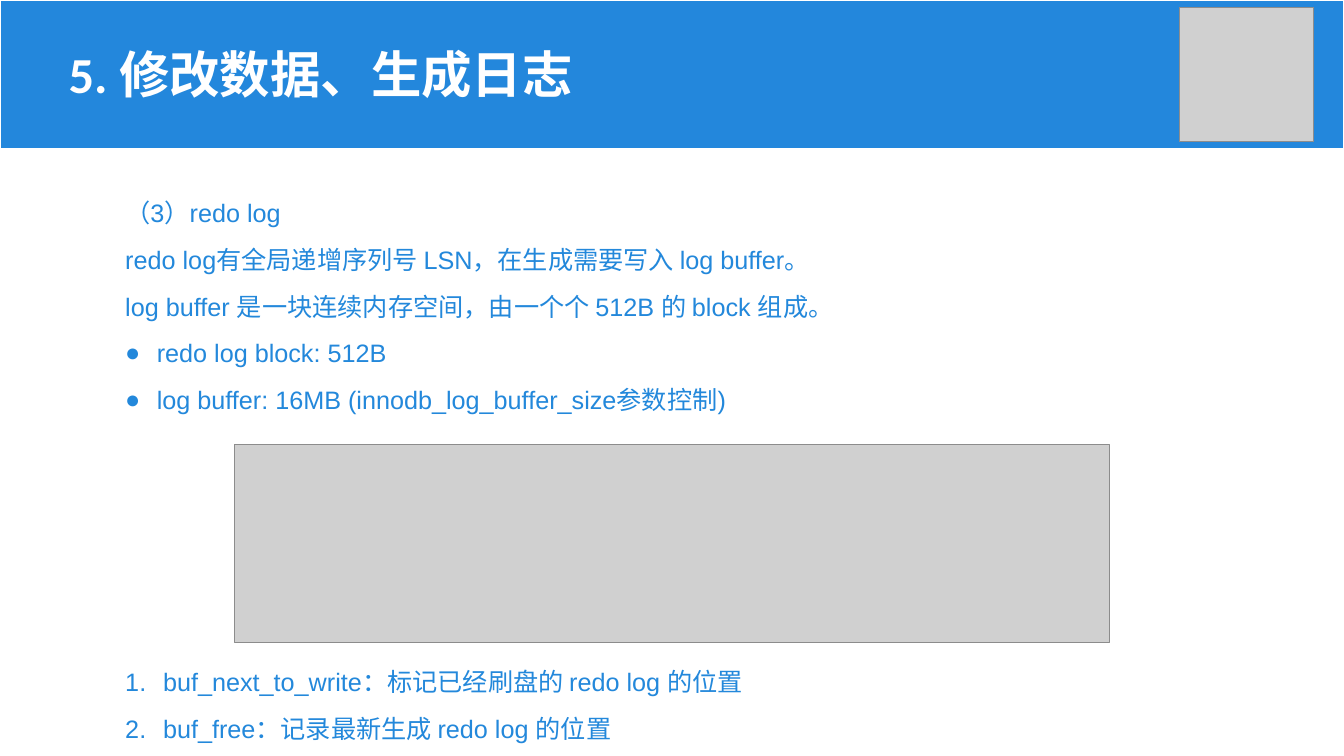
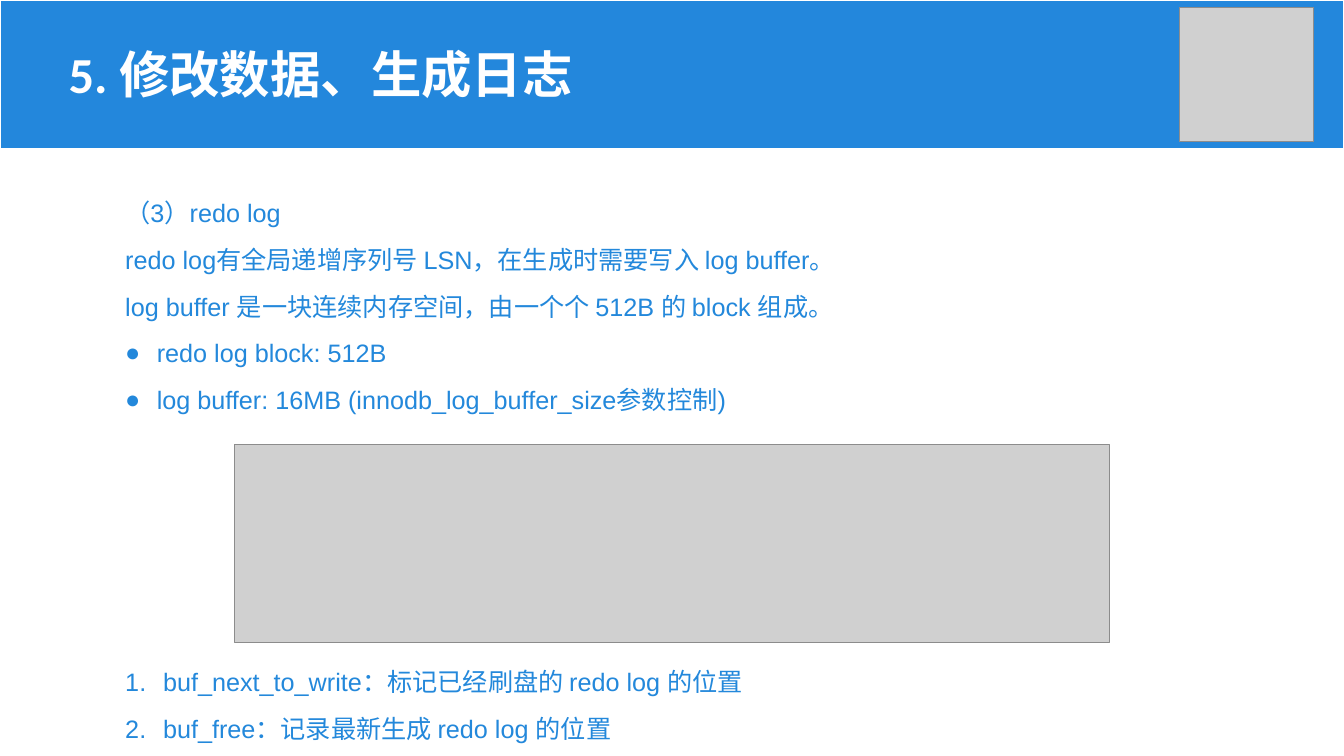
Before and after one commit to Khighness/bplustree, a slide deck: slide 19 of docs/cantai.pptx (slide 20 before the commit). Drawn at 1344x756 pixels with LibreOffice and Linux fonts; fonts in the diff are those of the drawing; grey boxes stand for pictures. Boxes give left, top, right and bottom in pixels: in the first picture for what was removed or moved away, otherwise in the second. Text is boxed around its words. In the diff, an @@ line names an element or a change of style, - is before the commit and + after.

```diff
--- a/docs/cantai.pptx
+++ b/docs/cantai.pptx
@@ text at (x1=125, y1=248, x2=835, y2=274): text changed @@
-redo log有全局递增序列号 LSN，在生成需要写入 log buffer。
+redo log有全局递增序列号 LSN，在生成时需要写入 log buffer。
```
Also in this commit, not shown: 3 other slides changed, 2 slides removed.
